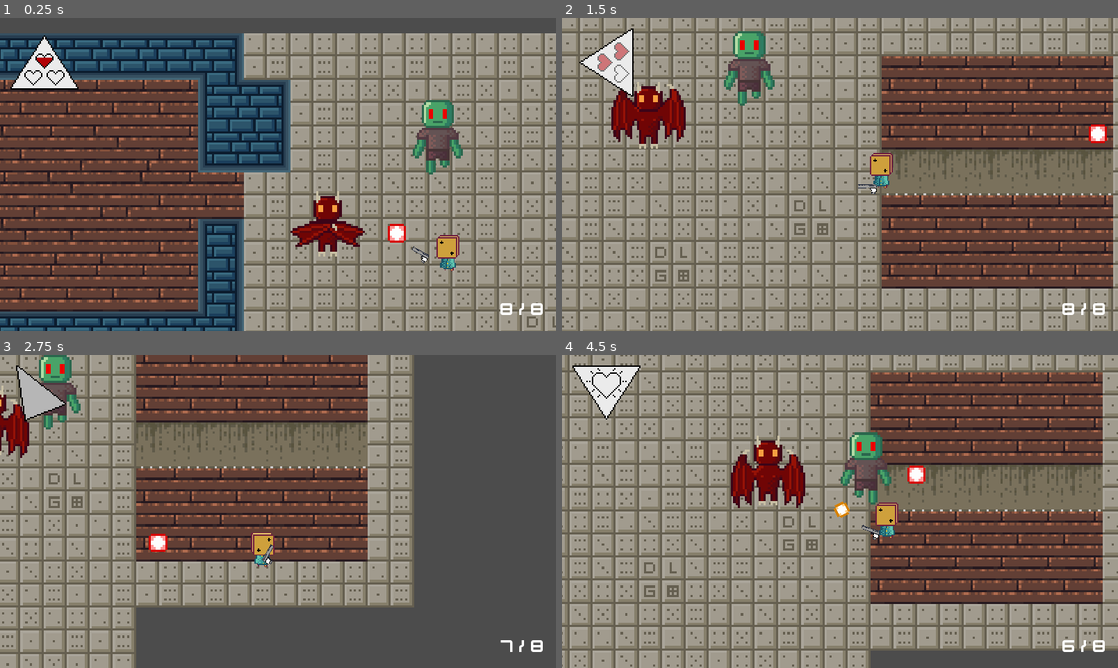
Above: before the commit, frames 1-4 (two rows, left to right).
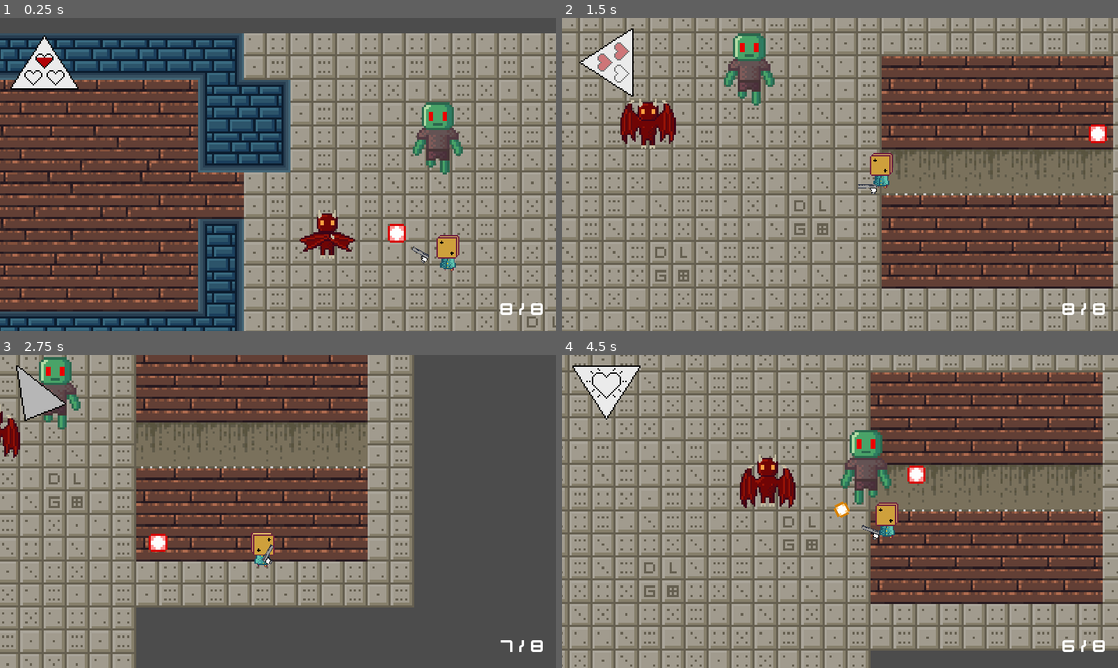
Above: after the commit, the same moments.

Repository: ygypt/gmtk2022
Game: Godot game, scene res://Levels/TemplateLevel.tscn
The game is run twice, just before and just after one commit, with the same random seed, the same clock (stepped at 60 frames per second) and the same inputs.
Inputs (mouse positions are in pixels of both pictures, inside the frame that each line leads up to):
- Up to frame 1 (0.25 s): no input
- Up to frame 2 (1.5 s): move the mouse to (962, 158) at 0.52 s; hold D (move_right) 0.53-1.28 s; tap Space (dodge) at 0.6 s; move the mouse to (728, 190) at 1.27 s; hold S (move_down) from 1.28 s (still down); tap F (interact) at 1.35 s
- Up to frame 3 (2.75 s): move the mouse to (333, 442) at 2.02 s; release S (move_down) at 2.03 s; press the mouse at (333, 442) at 2.03 s; hold D (move_right) from 2.03 s (still down)
- Up to frame 4 (4.5 s): move the mouse to (812, 574) at 2.77 s; release D (move_right) at 2.78 s; release the mouse at (812, 574) at 2.78 s; hold W (move_up) 2.78-3.53 s; tap Space (dodge) at 2.85 s; move the mouse to (1006, 558) at 3.52 s; hold A (move_left) from 3.53 s (still down); tap F (interact) at 3.6 s; move the mouse to (673, 464) at 4.27 s; click (673, 464) at 4.35 s

The runs differ from the first frame. In frame 1, 1.6% of the frame differs, in the area x 52-84%, y 26-77%; in frame 2, 2.0%; in frame 3, 1.0%; in frame 4, 2.1%, in the area x 30-60%, y 24-49%.

Commit message:
Changed enemy sizes and GUI elements

Diff:
--- a/Characters/Ghoul/Ghoul.tscn
+++ b/Characters/Ghoul/Ghoul.tscn
@@ -9,10 +9,12 @@
 height = 4.0
 
 [sub_resource type="AtlasTexture" id=2]
+flags = 4
 atlas = ExtResource( 2 )
 region = Rect2( 0, 0, 32, 32 )
 
 [sub_resource type="AtlasTexture" id=3]
+flags = 4
 atlas = ExtResource( 2 )
 region = Rect2( 32, 0, 32, 32 )
 
@@ -43,7 +45,6 @@
 [node name="Sprite" type="AnimatedSprite" parent="."]
 position = Vector2( 0, -16 )
 frames = SubResource( 4 )
-frame = 1
 playing = true
 
 [node name="State" type="Node" parent="."]
--- a/Characters/Imp/Imp.tscn
+++ b/Characters/Imp/Imp.tscn
@@ -10,14 +10,17 @@
 height = 4.00002
 
 [sub_resource type="AtlasTexture" id=8]
+flags = 4
 atlas = ExtResource( 2 )
 region = Rect2( 0, 0, 32, 32 )
 
 [sub_resource type="AtlasTexture" id=9]
+flags = 4
 atlas = ExtResource( 2 )
 region = Rect2( 32, 0, 32, 32 )
 
 [sub_resource type="AtlasTexture" id=10]
+flags = 4
 atlas = ExtResource( 2 )
 region = Rect2( 64, 0, 32, 32 )
 
@@ -35,10 +38,11 @@
 } ]
 
 [sub_resource type="CapsuleShape2D" id=5]
-radius = 15.0
-height = 4.0
+radius = 12.0
+height = 4.66667
 
 [node name="Imp" type="KinematicBody2D"]
+scale = Vector2( 0.75, 0.75 )
 collision_layer = 2
 collision_mask = 5
 script = ExtResource( 1 )
@@ -54,6 +58,7 @@
 position = Vector2( 0, -16 )
 frames = SubResource( 4 )
 animation = "chase"
+frame = 1
 playing = true
 
 [node name="State" type="Node" parent="."]
@@ -73,7 +78,7 @@
 collision_mask = 32
 
 [node name="CollisionShape2D" type="CollisionShape2D" parent="ProjHurtbox"]
-position = Vector2( 0, -15 )
+position = Vector2( 0, -17.6667 )
 shape = SubResource( 5 )
 
 [node name="CastCooldown" type="Timer" parent="."]
--- a/GUI/GUI.tscn
+++ b/GUI/GUI.tscn
@@ -128,7 +128,7 @@
 scale = Vector2( 2, 2 )
 texture = ExtResource( 2 )
 hframes = 37
-frame = 33
+frame = 3
 
 [node name="AnimationPlayer" type="AnimationPlayer" parent="Control/Sprite"]
 anims/HealthOneToTwo = SubResource( 1 )
@@ -157,7 +157,6 @@
 margin_right = 36.0
 margin_bottom = 35.0
 grow_horizontal = 0
-custom_colors/font_color = Color( 0, 0, 0, 1 )
 custom_fonts/font = SubResource( 8 )
 text = "10"
 align = 1
